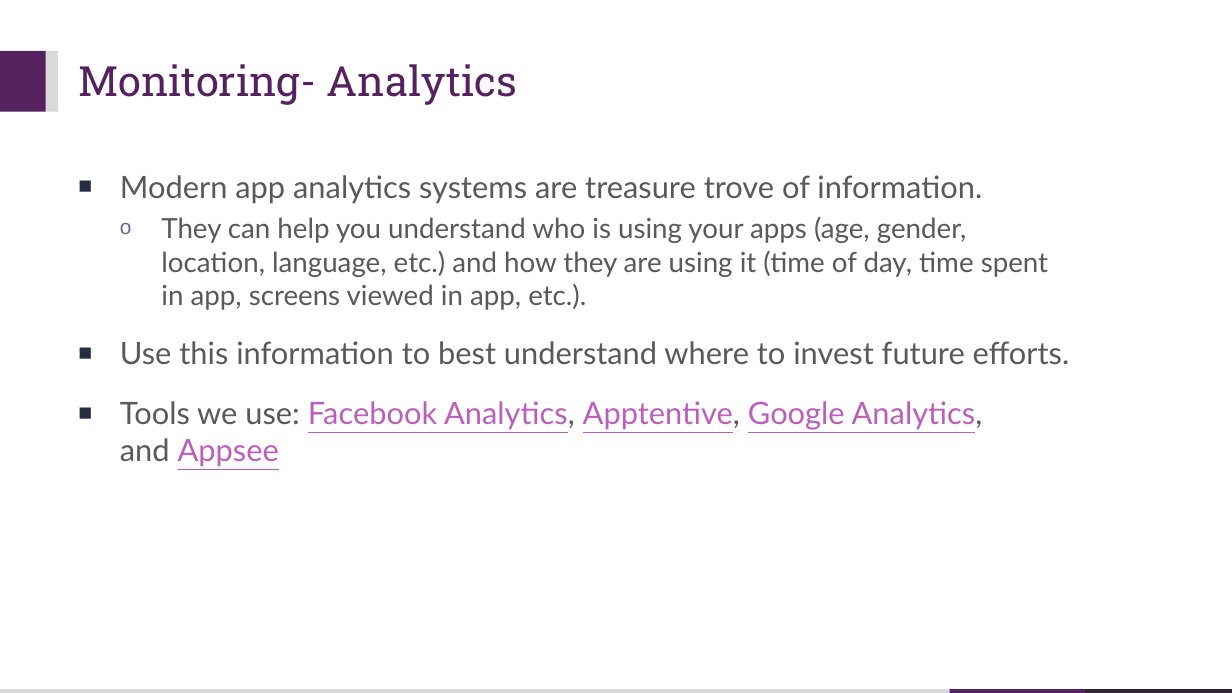
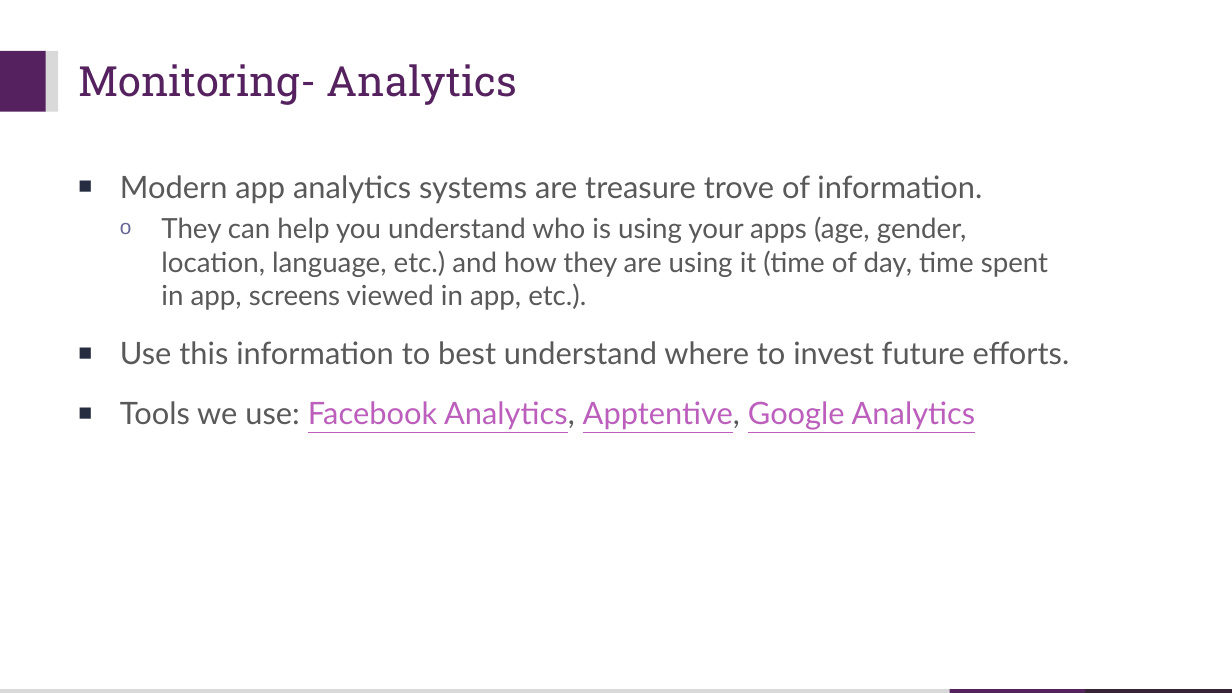
Before and after one commit to walkman617/IMD, a slide deck: slide 64 of Presentation/Pre1.2 MAD Process.pptx. Drawn at 1232x693 pixels with LibreOffice and Linux fonts; fonts in the diff are those of the drawing. Boxes give left, top, right and bottom in pixels: in the first picture for what was removed or moved away, otherwise in the second. Text is boxed around its words. In the diff, an @@ line names an element or a change of style, - is before the commit and + after.

```diff
--- a/Presentation/Pre1.2 MAD Process.pptx
+++ b/Presentation/Pre1.2 MAD Process.pptx
@@ text at box(120, 401, 976, 430): text changed @@
-■ Tools we use: Facebook Analytics, Apptentive, Google Analytics, and Appsee
+■ Tools we use: Facebook Analytics, Apptentive, Google Analytics
```
Also in this commit, not shown: 2 other slides changed.
